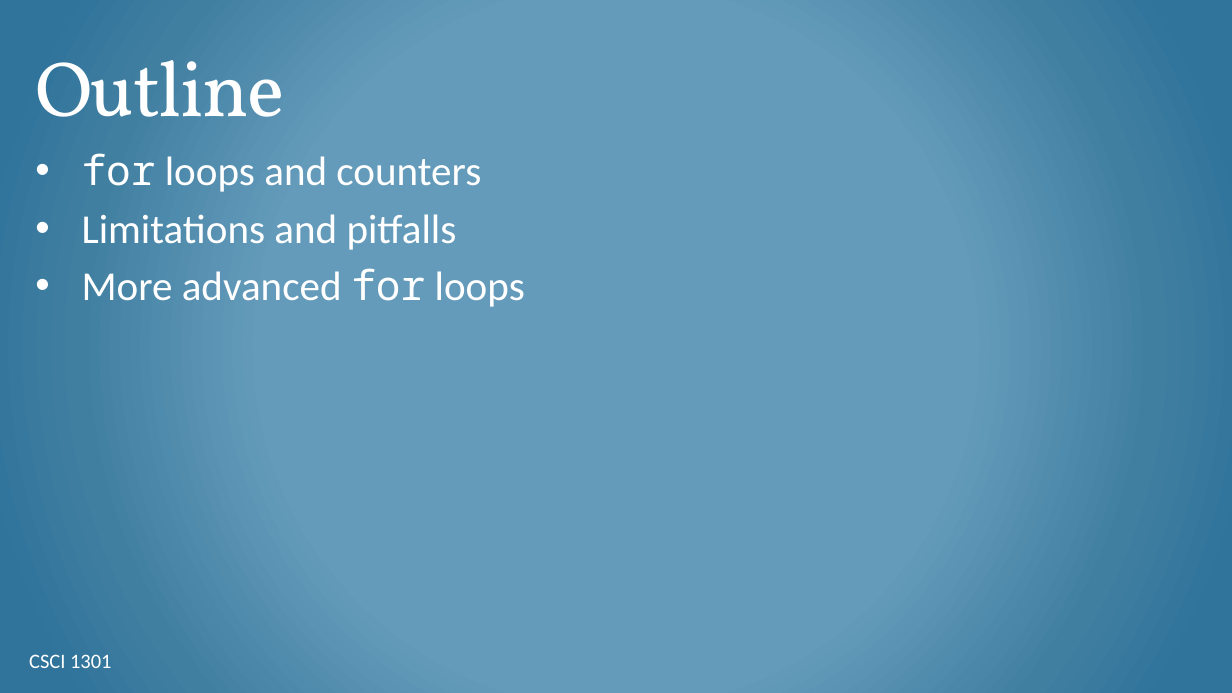
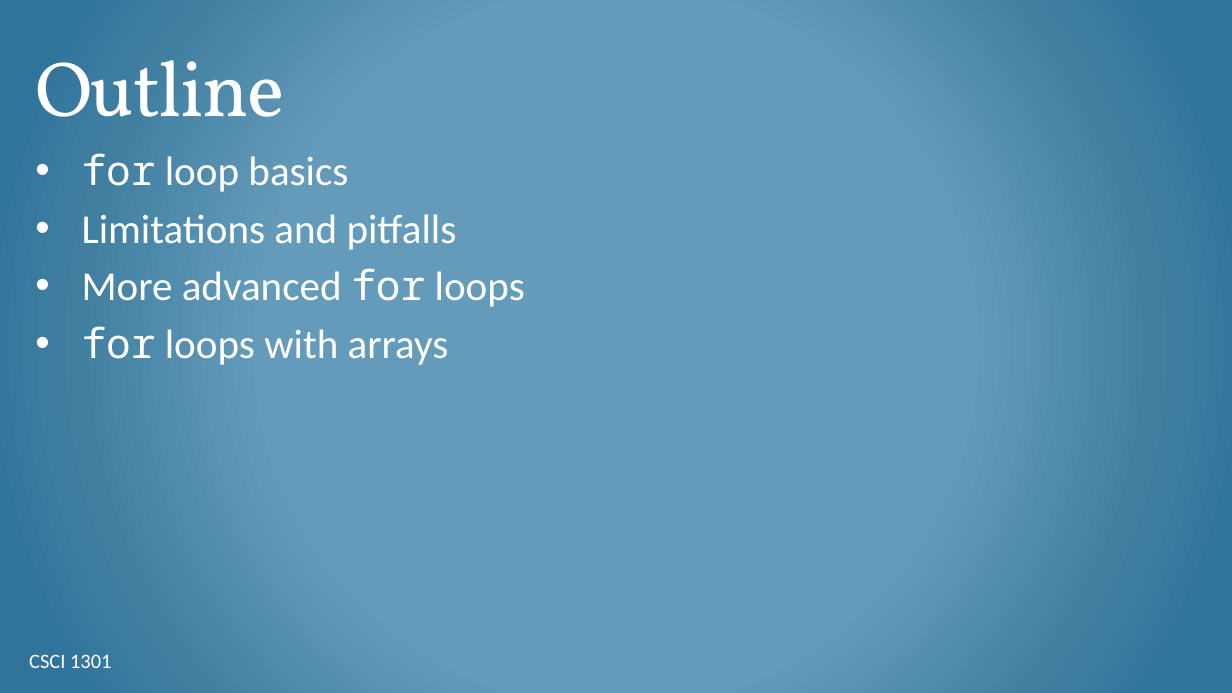
Before and after one commit to csci-1301/csci-1301.github.io, a slide deck: slide 2 of lectures/150_for_loops/For-Loops.pptx. Drawn at 1232x693 pixels with LibreOffice and Linux fonts; fonts in the diff are those of the drawing; background and template pictures are left out. Boxes give left, top, right and bottom in pixels: in the first picture for what was removed or moved away, otherwise in the second. Text is boxed around its words. In the diff, an @@ line names an element or a change of style, - is before the commit and + after.

```diff
--- a/lectures/150_for_loops/For-Loops.pptx
+++ b/lectures/150_for_loops/For-Loops.pptx
@@ text at [82, 153, 348, 192]: text changed @@
-• for loops and counters
+• for loop basics
@@ text at [82, 326, 449, 365]: paragraph added @@
+• for loops with arrays
```
Also in this commit, not shown: 5 other slides changed, 4 slides added, 3 other files.
